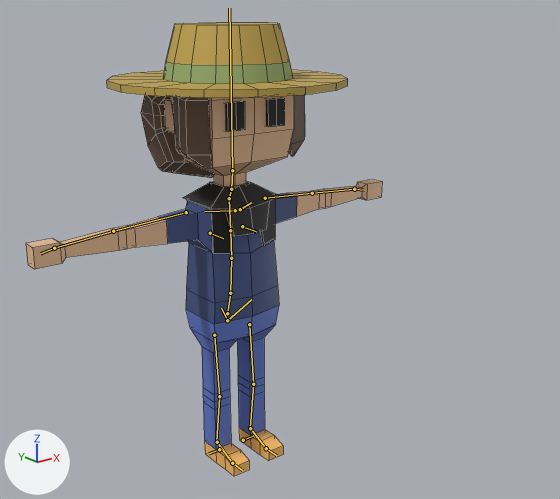
An edit to the Blender file Art/Trace.blend, drawn before and after from the same camera.
The view is the same before and after, from a camera (50 mm lens) standing at (-1.536, -2.199, 1.65) and looking at (0.017, -0.258, 0.874). The axes (+X, +Y, +Z) are drawn at lower left. The lights are the same throughout. The bones that bend it are drawn over the model as lines. Mesh edges are drawn as thin lines.

Objects in the first picture: 'Trace'.
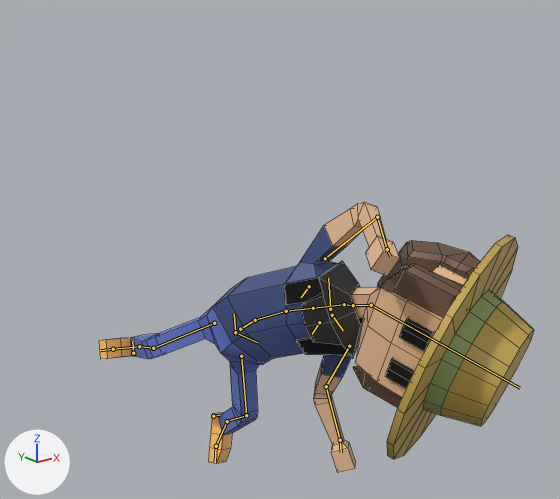
The newer file adds an action. The first version stands in its rest pose; the second is drawn at frame 20 of the action 'Dive Fail 1'.

Boxes (x1, y1, x2, y2) around the edits, measured in the pictures (560 x 499 px):
'Trace', posed (22% wider, 40% shorter)
    before: (26, 23, 382, 476)
    after: (99, 202, 534, 473)
bone 'spine', root to tip
    before: (227, 313) to (230, 293)
    after: (240, 329) to (255, 320)
bone 'spine.001', root to tip
    before: (230, 293) to (231, 258)
    after: (255, 320) to (286, 311)
bone 'spine.002', root to tip
    before: (231, 258) to (230, 230)
    after: (286, 311) to (313, 308)
bone 'Head', root to tip
    before: (232, 170) to (229, 8)
    after: (371, 305) to (520, 388)
bone 'upper_arm.L', root to tip
    before: (265, 198) to (312, 193)
    after: (349, 346) to (326, 386)
bone 'forearm.L', root to tip
    before: (312, 193) to (354, 189)
    after: (326, 386) to (340, 440)
bone 'upper_arm.R', root to tip
    before: (186, 212) to (113, 231)
    after: (325, 258) to (377, 217)
bone 'forearm.R', root to tip
    before: (113, 231) to (54, 248)
    after: (377, 217) to (387, 249)

Diff of the bpy script that builds the scene:
```diff
--- a/Art/Trace.blend.py
+++ b/Art/Trace.blend.py
@@ bone_spine @@
 bone_spine = bpy.data.objects['Armature'].pose.bones['spine']
-bone_spine.location = (0.0, 0.0, 0.0)
-bone_spine.rotation_quaternion = (1.0, 0.0, 0.0, 0.0)  # degrees (0, 0, 0)
+bone_spine.location = (0.022, -0.035, 0.064)
+bone_spine.rotation_quaternion = (0.801, 0.224, -0.501, -0.237)  # degrees (56, -44, -58)
@@ bone_spine_001 @@
 bone_spine_001 = bpy.data.objects['Armature'].pose.bones['spine.001']  # child of 'spine'
-bone_spine_001.rotation_quaternion = (1.0, 0.0, 0.0, 0.0)  # degrees (0, 0, 0)
+bone_spine_001.rotation_quaternion = (0.991, 0.019, 0.004, -0.131)  # degrees (2, 1, -15)
@@ bone_spine_002 @@
 bone_spine_002 = bpy.data.objects['Armature'].pose.bones['spine.002']  # child of 'spine.001'
-bone_spine_002.rotation_quaternion = (1.0, 0.0, 0.0, 0.0)  # degrees (0, 0, 0)
+bone_spine_002.rotation_quaternion = (0.995, 0.014, 0.013, -0.096)  # degrees (1, 2, -11)
@@ bone_head @@
 bone_head = bpy.data.objects['Armature'].pose.bones['Head']  # child of 'neck'
-bone_head.rotation_quaternion = (1.0, 0.0, 0.0, 0.0)  # degrees (0, 0, 0)
+bone_head.rotation_quaternion = (0.958, 0.109, -0.009, -0.266)  # degrees (12, 2, -31)
@@ bone_upper_arm_l @@
 bone_upper_arm_l = bpy.data.objects['Armature'].pose.bones['upper_arm.L']  # child of 'shoulder.L'
-bone_upper_arm_l.rotation_quaternion = (1.0, 0.0, 0.0, 0.0)  # degrees (0, 0, 0)
+bone_upper_arm_l.rotation_quaternion = (0.949, -0.064, -0.112, -0.287)  # degrees (-3, -14, -33)
@@ bone_forearm_l @@
 bone_forearm_l = bpy.data.objects['Armature'].pose.bones['forearm.L']  # child of 'upper_arm.L'
-bone_forearm_l.location = (0.0, 0.0, 0.0)
-bone_forearm_l.rotation_quaternion = (1.0, 0.0, 0.0, 0.0)  # degrees (0, 0, 0)
+bone_forearm_l.location = (-0.003, -0.002, 0.0)
+bone_forearm_l.rotation_quaternion = (0.939, 0.23, 0.062, 0.25)  # degrees (28, 0, 30)
@@ bone_upper_arm_r @@
 bone_upper_arm_r = bpy.data.objects['Armature'].pose.bones['upper_arm.R']  # child of 'shoulder.R'
-bone_upper_arm_r.rotation_quaternion = (1.0, 0.0, 0.0, 0.0)  # degrees (0, 0, 0)
+bone_upper_arm_r.rotation_quaternion = (0.798, -0.114, -0.226, -0.546)  # degrees (4, -29, -70)
@@ bone_forearm_r @@
 bone_forearm_r = bpy.data.objects['Armature'].pose.bones['forearm.R']  # child of 'upper_arm.R'
-bone_forearm_r.location = (0.0, 0.0, 0.0)
-bone_forearm_r.rotation_quaternion = (1.0, 0.0, 0.0, 0.0)  # degrees (0, 0, 0)
+bone_forearm_r.location = (-0.003, 0.002, 0.0)
+bone_forearm_r.rotation_quaternion = (0.827, 0.189, -0.238, -0.473)  # degrees (33, -12, -63)
@@ bone_ik_handle_l @@
 bone_ik_handle_l = bpy.data.objects['Armature'].pose.bones['IK_Handle_L']
-bone_ik_handle_l.location = (0.0, 0.0, 0.0)
-bone_ik_handle_l.rotation_quaternion = (1.0, 0.0, 0.0, 0.0)  # degrees (0, 0, 0)
+bone_ik_handle_l.location = (-0.041, 0.1, 0.001)
+bone_ik_handle_l.rotation_quaternion = (0.747, 0.614, 0.253, 0.009)  # degrees (83, 22, 20)
@@ bone_ik_handle_r @@
 bone_ik_handle_r = bpy.data.objects['Armature'].pose.bones['IK_Handle_R']
-bone_ik_handle_r.location = (0.0, 0.0, 0.0)
-bone_ik_handle_r.rotation_quaternion = (1.0, 0.0, 0.0, 0.0)  # degrees (0, 0, 0)
+bone_ik_handle_r.location = (-0.132, 0.327, 0.32)
+bone_ik_handle_r.rotation_quaternion = (0.592, 0.254, 0.531, -0.55)  # degrees (-43, 65, -114)
@@ bone_kneeik_l @@
 bone_kneeik_l = bpy.data.objects['Armature'].pose.bones['kneeIK.l']
-bone_kneeik_l.location = (0.0, 0.0, 0.0)
-bone_kneeik_l.rotation_quaternion = (1.0, 0.0, 0.0, 0.0)  # degrees (0, 0, 0)
+bone_kneeik_l.location = (-0.07, -0.188, 0.517)
+bone_kneeik_l.rotation_quaternion = (0.747, 0.614, -0.253, -0.009)  # degrees (83, -22, -20)
@@ bone_kneeik_r @@
 bone_kneeik_r = bpy.data.objects['Armature'].pose.bones['kneeIK.r']
-bone_kneeik_r.location = (0.0, 0.0, 0.0)
-bone_kneeik_r.rotation_quaternion = (1.0, 0.0, 0.0, 0.0)  # degrees (0, 0, 0)
+bone_kneeik_r.location = (-0.439, -0.566, -0.114)
+bone_kneeik_r.rotation_quaternion = (0.592, 0.254, -0.531, 0.55)  # degrees (-43, -65, 114)
```
